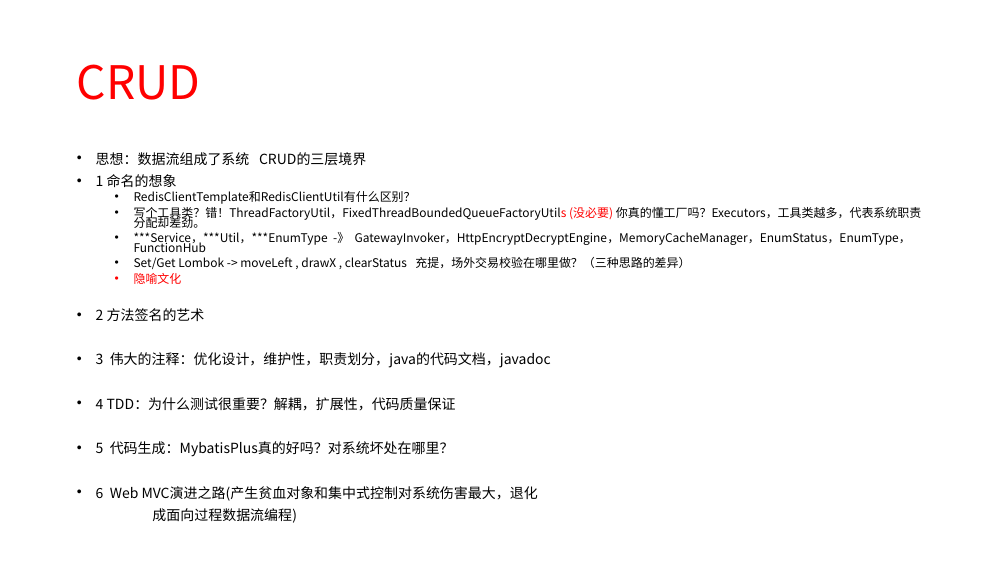
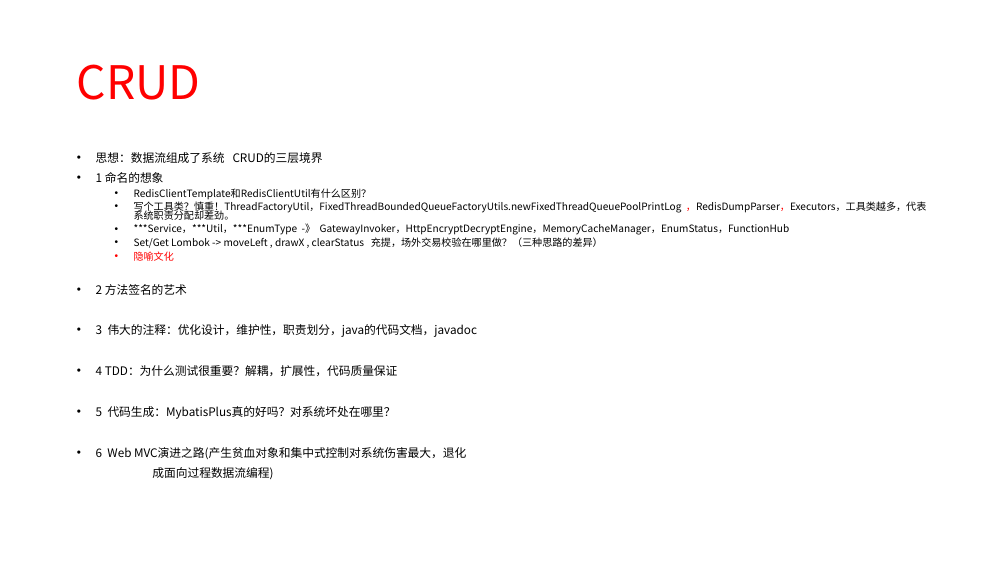
Before and after one commit to xiaozhiliaoo/my-slides, a slide deck: slide 7 of software-design-heuristic.pptx. Drawn at 1008x567 pixels with LibreOffice and Linux fonts; fonts in the diff are those of the drawing. Boxes give left, top, right and bottom in pixels: in the first picture for what was removed or moved away, otherwise in the second. Text is boxed around its words. In the diff, an @@ line names an element or a change of style, - is before the commit and + after.

Commit message:
up

```diff
--- a/software-design-heuristic.pptx
+++ b/software-design-heuristic.pptx
@@ text at (96, 152, 603, 479): size 13.3 to 11.2 pt in "思想：数据流组成了系统 CRUD的三层境界", "1 命名的想象", "2 方法签名的艺术", "3 伟大的注释：优化设计，维护性，职责划分，java的代码文档，javadoc" and 4 more places; size 11.4 to 9.6 pt in "RedisClientTemplate和RedisClientUtil有什么区别？", "Set/Get Lombok -> moveLeft , drawX , ...", "隐喻文化" @@
@@ text at (134, 201, 926, 235): text changed; size 11.4 to 9.6 pt @@
-  • 写个工具类？错！ThreadFactoryUtil，FixedThreadBoundedQueueFactoryUtils (没必要) 你真的懂工厂吗？Executors，工具类越多，代表系统职责分配却差劲。
-  • ***Service，***Util，***EnumType -》 GatewayInvoker，HttpEncryptDecryptEngine，MemoryCacheManager，EnumStatus，EnumType，FunctionHub
+  • 写个工具类？慎重！ThreadFactoryUtil，FixedThreadBoundedQueueFactoryUtils.newFixedThreadQueuePoolPrintLog ，RedisDumpParser，Executors，工具类越多，代表系统职责分配却差劲。
+  • ***Service，***Util，***EnumType -》 GatewayInvoker，HttpEncryptDecryptEngine，MemoryCacheManager，EnumStatus，FunctionHub
```
Also in this commit, not shown: 3 other slides changed, 1 slide added.
